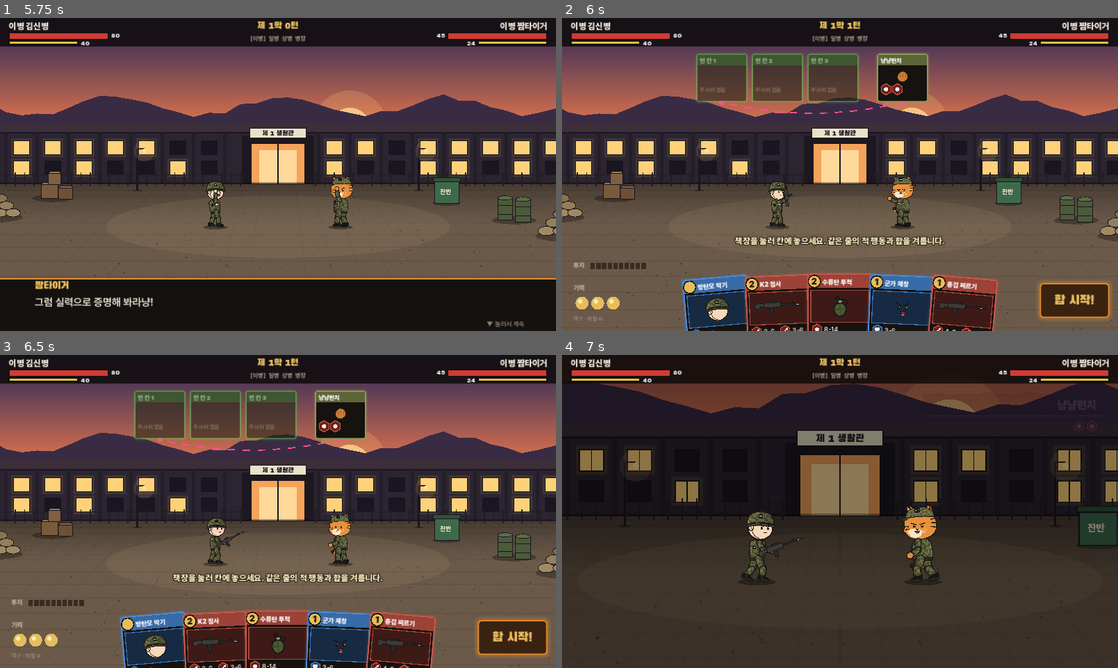
Above: before the commit, frames 1-4 (two rows, left to right).
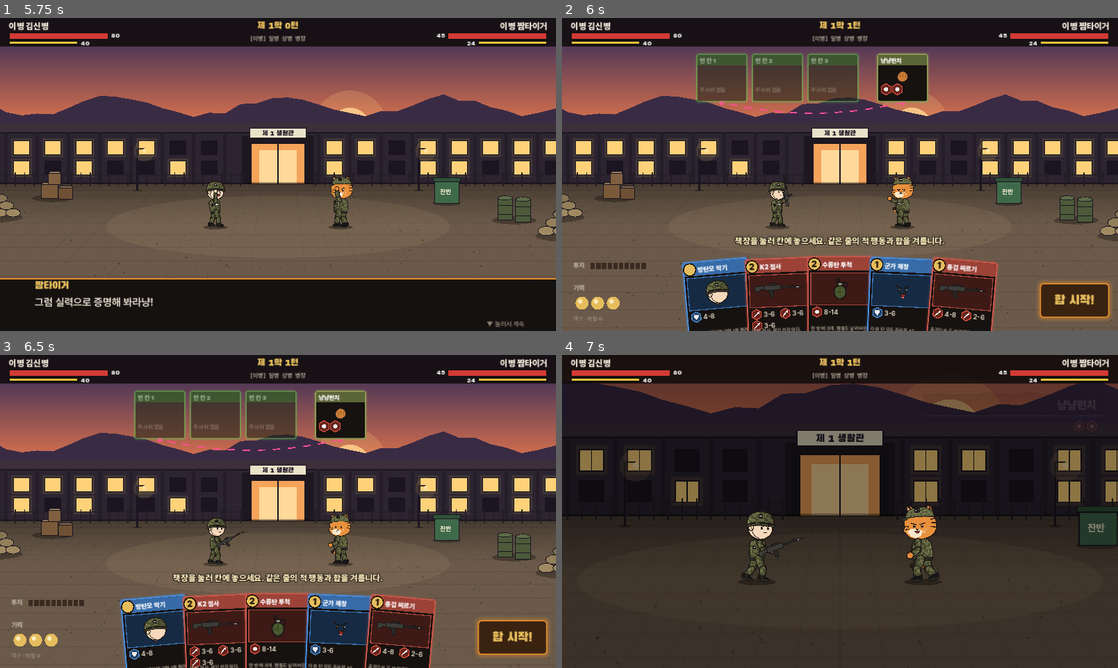
Above: after the commit, the same moments.

Repository: jihwan-ship/moon
Game: Godot game, scene res://scenes/battle.tscn
Same seed, same stepped clock (60 frames per second), same inputs: the game is played once before the commit and once after it.
Inputs (mouse positions are in pixels of both pictures, inside the frame that each line leads up to):
- Up to frame 1 (5.75 s): click "작전 개시" at 0.5 s; tap Enter at 1.25 s; move the mouse to (400, 158) at 1.27 s; click (400, 158) at 1.42 s; move the mouse to (166, 190) at 2.02 s; click (166, 190) at 2.17 s; move the mouse to (333, 105) at 2.77 s; click (333, 105) at 2.92 s; tap Space at 3.5 s; move the mouse to (250, 237) at 3.52 s; click (250, 237) at 3.67 s; move the mouse to (444, 221) at 4.27 s; click (444, 221) at 4.42 s; move the mouse to (111, 127) at 5.02 s; click (111, 127) at 5.17 s
- Up to frame 2 (6 s): move the mouse to (867, 174) at 5.77 s; click (867, 174) at 5.92 s
- Up to frame 3 (6.5 s): no input
- Up to frame 4 (7 s): click "합 시작!" at 6.5 s

Frame 1 is identical in both runs. In frame 2, 10% of the frame differs, in the area x 21-79%, y 76-100%; in frame 3, 10%; in frame 4, nothing differs.

Commit message:
손패를 위로 올려 주사위 숫자까지 보이게 한다
Co-Authored-By: Claude Opus 5.5 <noreply@anthropic.com>
Claude-Session: https://claude.ai/code/session_01X3dHShmWQUemsGhDTnXSyi

Diff:
--- a/game/scripts/battle.gd
+++ b/game/scripts/battle.gd
@@ -252,7 +252,7 @@
 	root.add_child(lines)
 	# 손패
 	hand_box = Control.new()
-	hand_box.position = Vector2(0, 580)
+	hand_box.position = Vector2(0, 540)
 	hand_box.size = Vector2(1280, 208)
 	hand_box.mouse_filter = Control.MOUSE_FILTER_IGNORE
 	root.add_child(hand_box)
Not shown, changed: docs/index.html
Not shown, changed: docs/index.pck
